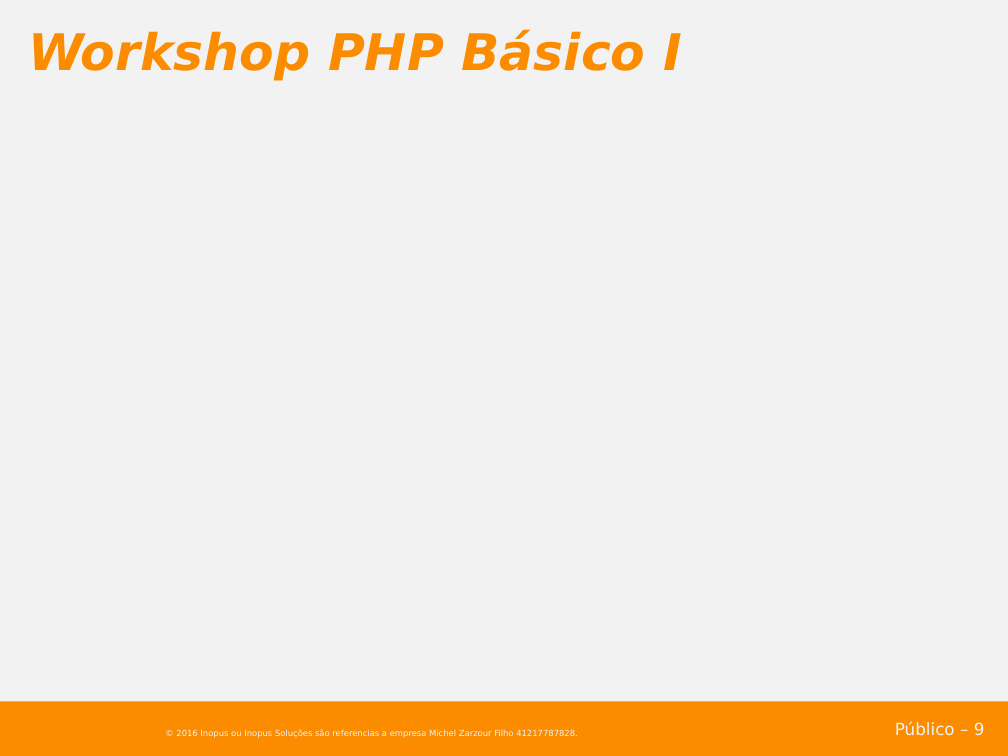
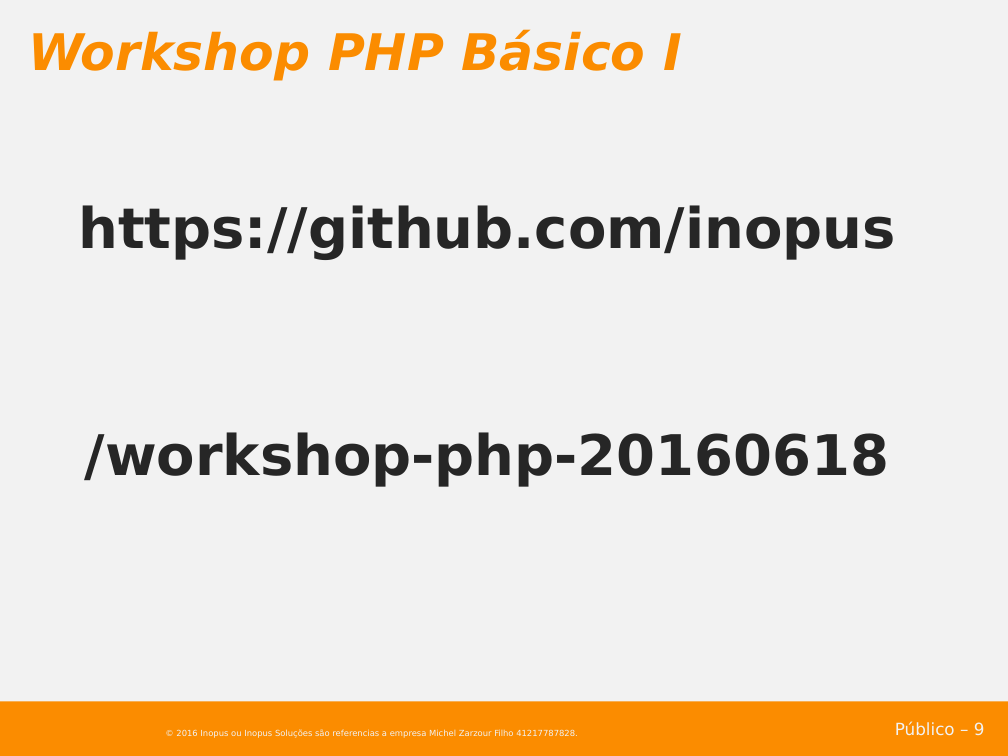
Before and after one commit to inopus/workshop-php-20161019, a slide deck: slide 9 of apresentacao/Workshop PHP 201610210136.pptx. Drawn at 1008x756 pixels with LibreOffice and Linux fonts; fonts in the diff are those of the drawing; background and template pictures are left out. Boxes give left, top, right and bottom in pixels: in the first picture for what was removed or moved away, otherwise in the second. Text is boxed around its words. In the diff, an @@ line names an element or a change of style, - is before the commit and + after.

```diff
--- a/apresentacao/Workshop PHP 201610210136.pptx
+++ b/apresentacao/Workshop PHP 201610210136.pptx
@@ text added at (78,205,896,486), 40 pt, text #262626, bold @@
+https://github.com/inopus
+/workshop-php-20160618
```
Also in this commit, not shown: 8 other slides changed, 5 slides added, 5 other files.
